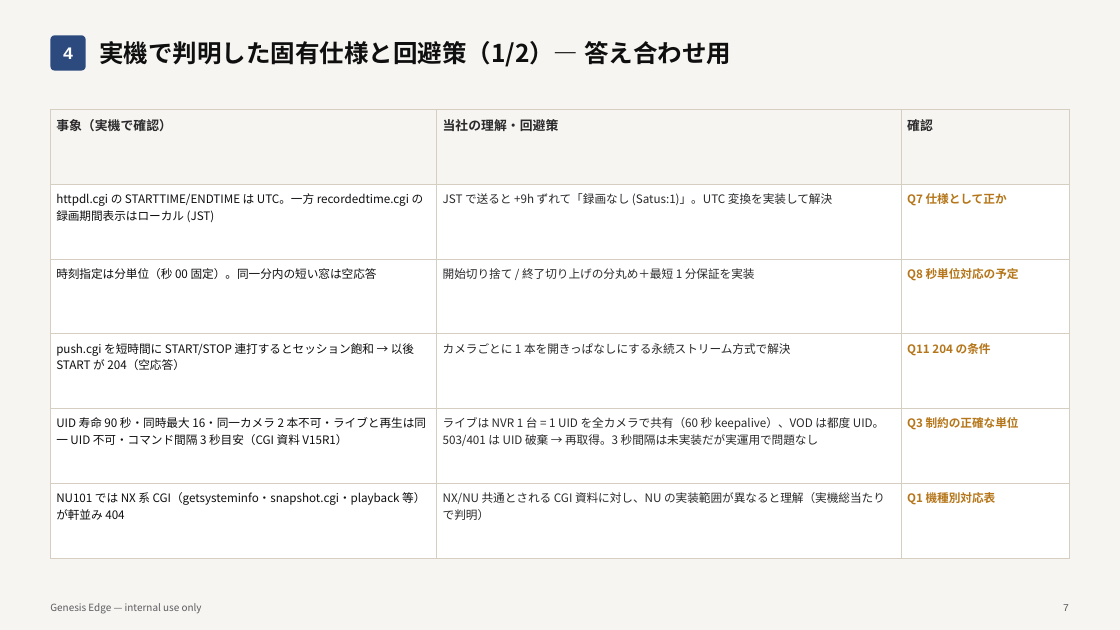
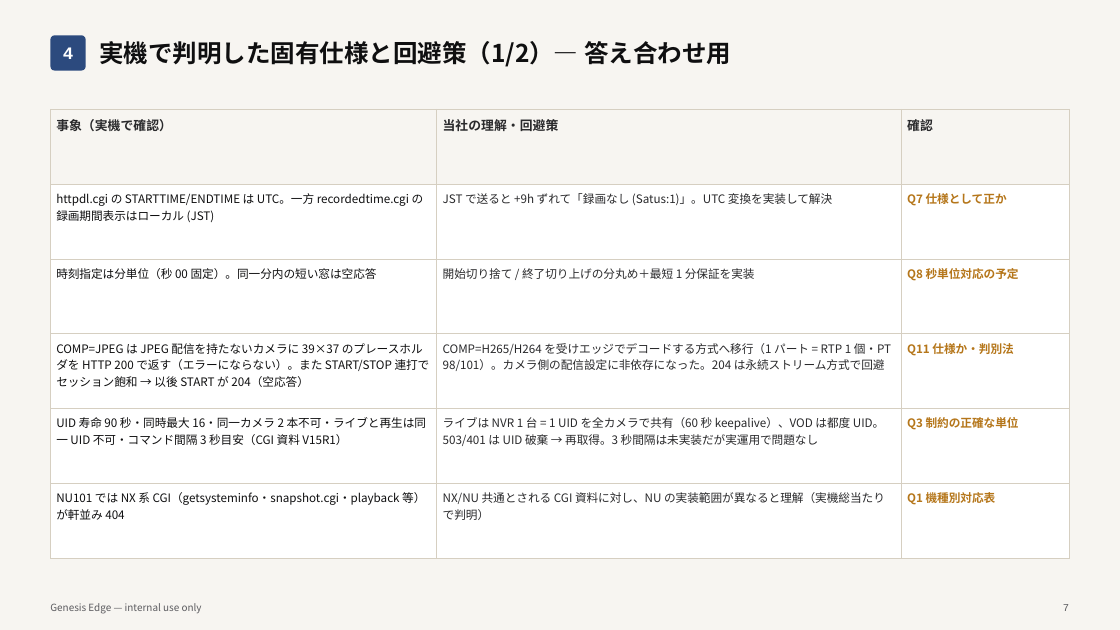
Before and after one commit to yoshihara6233/reception, a slide deck: slide 7 of docs/ipro-meeting-prep.pptx. Drawn at 1120x630 pixels with LibreOffice and Linux fonts; fonts in the diff are those of the drawing. Boxes give left, top, right and bottom in pixels: in the first picture for what was removed or moved away, otherwise in the second. Text is boxed around its words. In the diff, an @@ line names an element or a change of style, - is before the commit and + after.

```diff
--- a/docs/ipro-meeting-prep.pptx
+++ b/docs/ipro-meeting-prep.pptx
@@ table at box(50, 109, 1070, 559) @@
-row 4: push.cgi を短時間に START/STOP 連打するとセッション飽和 → 以後 START が 204（空応答） | カメラごとに 1 本を開きっぱなしにする永続ストリーム方式で解決 | Q11 204 の条件
+row 4: COMP=JPEG は JPEG 配信を持たないカメラに 39×37 のプレースホルダを HTTP 200 で返す（エラーにならない）。また START/STOP 連打でセッション飽和 → 以後 START が 204（空応答） | COMP=H265/H264 を受けエッジでデコードする方式へ移行（1 パート = RTP 1 個・PT 98/101）。カメラ側の配信設定に非依存になった。204 は永続ストリーム方式で回避 | Q11 仕様か・判別法
```
Also in this commit, not shown: 4 other slides changed, 1 other file.
